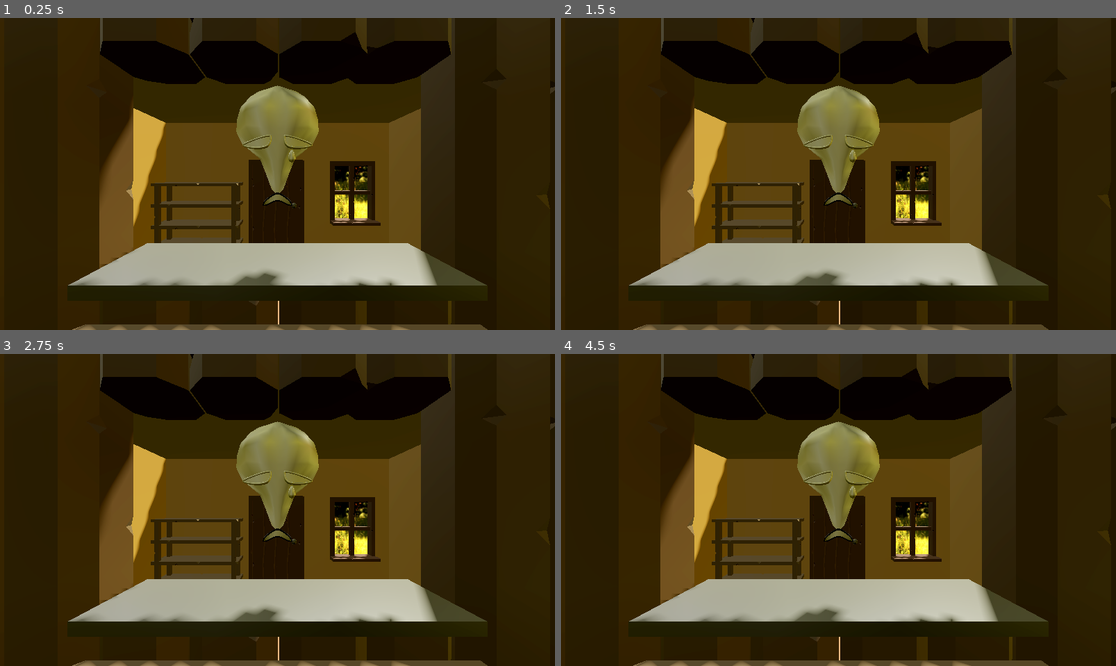
Above: before the commit, frames 1-4 (two rows, left to right).
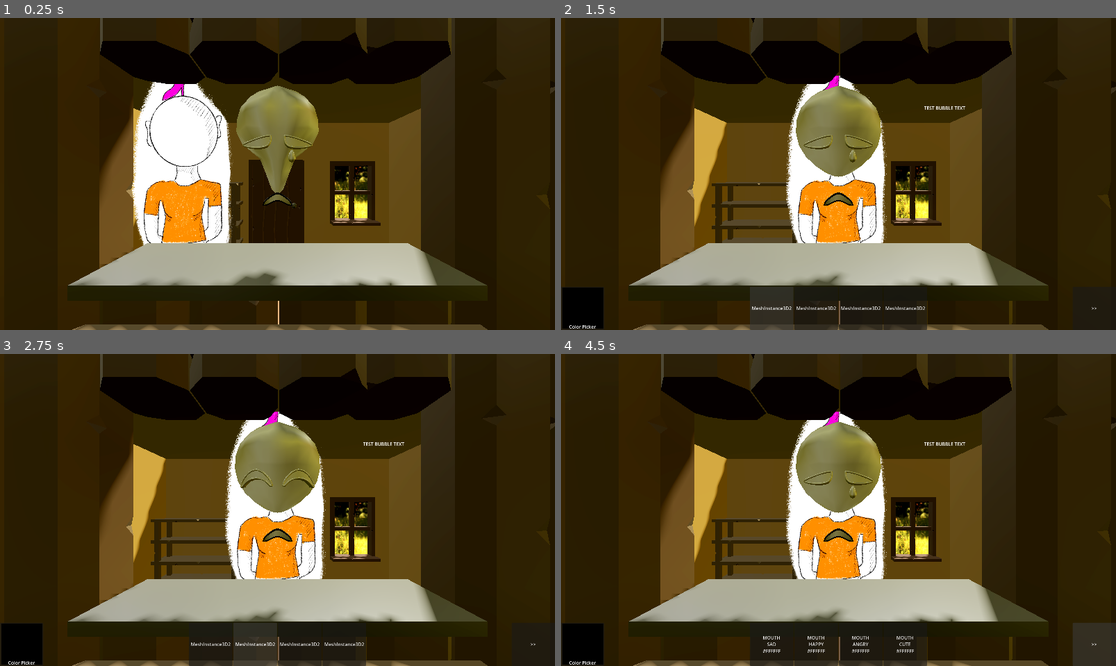
Above: after the commit, the same moments.

Repository: Xzaver/Bausparvertrag-GGJam-2026
Game: Godot game, scene res://game/game.tscn
Same seed, same stepped clock (60 frames per second), same inputs: the game is played once before the commit and once after it.
Inputs (mouse positions are in pixels of both pictures, inside the frame that each line leads up to):
- Up to frame 1 (0.25 s): no input
- Up to frame 2 (1.5 s): click (771, 308) at 1.25 s, where only the run after the commit has a clickable "MeshInstance3D2"
- Up to frame 3 (2.75 s): click (255, 644) at 2 s, where only the run after the commit has a clickable "MeshInstance3D2"
- Up to frame 4 (4.5 s): click (860, 644) at 2.75 s, where only the run after the commit has a clickable "MeshInstance3D2"; click (905, 644) at 3.5 s, where only the run after the commit has a clickable "MeshInstance3D2"; click (1093, 644) at 4.25 s, where only the run after the commit has a clickable ">>"

The runs differ from the first frame. In frame 1, 8.2% of the frame differs, in the area x 23-43%, y 20-73%; in frame 2, 8.1%; in frame 3, 8.3%; in frame 4, 8.4%, in the area x 0-100%, y 18-100%.

Commit message:
IT WORKS

Diff:
--- a/game/CustomerDoll/CustomerDoll.tscn
+++ b/game/CustomerDoll/CustomerDoll.tscn
@@ -45,5 +45,5 @@
 loop = false
 
 [node name="Sprite3D" type="Sprite3D" parent="Path3D/PathFollow3D" unique_id=849827817]
-transform = Transform3D(-4.371139e-08, 0, 1, 0, 1, 0, -1, 0, -4.371139e-08, 0, 0, 0)
+transform = Transform3D(-6.5567085e-09, 0, 0.15, 0, 0.15, 0, -0.15, 0, -6.5567085e-09, 0, 1, 0)
 texture = SubResource("GradientTexture2D_6wail")
--- a/game/CustomerDoll/customerDoll.gd
+++ b/game/CustomerDoll/customerDoll.gd
@@ -7,19 +7,27 @@
 @export var animal_Sprites :Array[Texture2D]
 @export var plant_Sprites :Array[Texture2D]
 
-var cultList :Dictionary = {
-CustomerFactory.CULT.ELECTRO: electro_Sprites,
-CustomerFactory.CULT.SHOE: shoe_Sprites,
-CustomerFactory.CULT.ANIMAL: animal_Sprites,
-CustomerFactory.CULT.PLANT: plant_Sprites
+@onready var cultList :Dictionary = {
+0: electro_Sprites,
+1: shoe_Sprites,
+2: animal_Sprites,
+3: plant_Sprites
 }
 
 
 
 
 func updateSprite(customer :CustomerData) -> void :
-	sprite.texture = cultList[customer.cult][customer.sprite]
+	cultList = {
+	0: electro_Sprites,
+	1: shoe_Sprites,
+	2: animal_Sprites,
+	3: plant_Sprites
+	}
 
+	var cultArray : Array[Texture2D] = cultList[customer.cult]
+
+	sprite.texture = cultArray.get(customer.sprite)
 
 
 func enter() -> void:
--- a/game/challenges/ChallengeRepair.gd
+++ b/game/challenges/ChallengeRepair.gd
@@ -4,7 +4,7 @@
 
 func _init(storedMask : MaskData, slot : MaskComponent.SLOT) -> void:
 	brokenComp = slot
-	initialMask = storedMask
+	initialMask = storedMask.duplicate()
 
 
 
--- a/game/core/GameLoop.gd
+++ b/game/core/GameLoop.gd
@@ -3,8 +3,12 @@
 var session : GameSession
 var scheduler : Scheduler
 @export var maskBuilder : MaskConstructor
+@export var challengeManager : ChallengeManager
+@export var scoreKeeper : ScoreKeeper
+@export var ui: VibeCodedUI
+@export var customerDoll : CustomerDoll
 
-var debugEnabled : bool = true
+var debugEnabled : bool = false
 
 func _ready() -> void:
 	print("---STARTING GAME LOOP---")
@@ -26,7 +30,7 @@
 #Just for debug
 func _input(event: InputEvent) -> void:
 	if event.is_action_pressed("DebugNextState"):
-		session.NextState()
+		ui.start()
 
 #In Case of initialization stuff
 func onSessionStarted() -> void:
@@ -37,11 +41,14 @@
 
 	match newState:
 
+		GameSession.GameState.Init:
+			session.NextState()
+
 		GameSession.GameState.WaitingForCustomer:
 
 			session.SetCurrentCustomer(scheduler.Next())
 			print("Customer " + str(session.currentCustomer.id) + " is entering the shop")
-
+			##TODO
 			var mask : MaskData = MaskResourceManager.fetch_mask(session.currentCustomer.maskID)
 
 			if mask != null:
@@ -49,16 +56,26 @@
 			else:
 				print("Customer has no mask yet. DO IT!")
 
+
+			customerDoll.updateSprite(session.currentCustomer) #set sprite
+
 			#if debug enabled the program does not automatically go to next state
 			if !debugEnabled:
 				session.SetGameState(GameSession.GameState.ProcessCustomer)
 
 		GameSession.GameState.ProcessCustomer:
+			customerDoll.enter()
 
+			await customerDoll.animPlayer.animation_finished
+			ui.set_active(true)
 			var mask : MaskData = MaskResourceManager.fetch_mask(session.currentCustomer.maskID)
 
 			if mask != null:
 				mask = mask.duplicate()
+				challengeManager.requestChallenge(mask,1) #challenge manager creates challenge
+			else:
+				mask = MaskData.RandomMask()
+				challengeManager.requestChallenge(mask,1, true)
 
 			#if debug enabled we automatically create random mask and go to next state
 			if debugEnabled == true:
@@ -77,15 +94,32 @@
 
 				maskBuilder.FinalizeMask.emit(mask)
 			else:
+
+
+
 				maskBuilder.ReceiveMask(mask)
 
+
+		GameSession.GameState.GameOver:
 			pass
 
-func onMaskFinalized(maskData: MaskData) -> void:
+func onMaskFinalized(userMaskData: MaskData) -> void:
+	customerDoll.leave()
+	ui.set_active(false)
 
 	#here user feedback goes
-	session.currentCustomer.maskID = MaskResourceManager.save_mask(maskData)
+	var malus:int = challengeManager.validate(userMaskData) #challenge manager validates through all challenges, saves malus
+
+	session.currentCustomer.maskID = MaskResourceManager.save_mask(userMaskData)
+
 	session.SetGameState(GameSession.GameState.FinalizeCustomer)
+	challengeManager.reset()
 
-	print("Mask finalized: \n" + maskData.ToString())
+	var gameOver :bool = scoreKeeper.updateScore(session.currentCustomer, malus) #scorekeeper gets malus
+	await customerDoll.animPlayer.animation_finished
+	if gameOver:
+		session.SetGameState(GameSession.GameState.GameOver)
+	else:
+		session.NextState()
+	print("Mask finalized: \n" + userMaskData.ToString())
 	pass
--- a/game/core/GameSession.gd
+++ b/game/core/GameSession.gd
@@ -30,10 +30,14 @@
 
 	if currentGameState == GameState.FinalizeCustomer:
 		newState = 0
+		SetGameState(newState)
+	if currentGameState == GameState.GameOver:
+		pass
 	else:
 		newState += 1
+		SetGameState(newState)
 
-	SetGameState(newState)
+
 
 	return currentGameState
 
@@ -48,5 +52,6 @@
 	WaitingForCustomer,
 	IntroduceCustomer,
 	ProcessCustomer,
-	FinalizeCustomer
+	FinalizeCustomer,
+	GameOver
 }
--- a/game/core/GameSessionProperties.gd
+++ b/game/core/GameSessionProperties.gd
@@ -24,7 +24,7 @@
 		Difficulty.EASY:
 			return GameSessionProperties.new(10, 1, 1, Difficulty.EASY)
 		Difficulty.MEDIUM:
-			return GameSessionProperties.new(15, 5, 8, Difficulty.MEDIUM)
+			return GameSessionProperties.new(36, 12, 12, Difficulty.MEDIUM)
 		Difficulty.HARD:
 			return GameSessionProperties.new(20, 7, 10, Difficulty.HARD)
 		Difficulty.UNMASKED:
--- a/game/game.tscn
+++ b/game/game.tscn
@@ -115,8 +115,12 @@
 
 [node name="ChallengeManager" parent="." unique_id=2007542354 instance=ExtResource("3_b686c")]
 
-[node name="GameSession" parent="." unique_id=247687767 node_paths=PackedStringArray("maskBuilder") instance=ExtResource("2_h7iqs")]
+[node name="GameSession" parent="." unique_id=247687767 node_paths=PackedStringArray("maskBuilder", "challengeManager", "scoreKeeper", "ui", "customerDoll") instance=ExtResource("2_h7iqs")]
 maskBuilder = NodePath("../MaskConstructor")
+challengeManager = NodePath("../ChallengeManager")
+scoreKeeper = NodePath("../ScoreKeeper")
+ui = NodePath("../UI_FrontEnd_Node")
+customerDoll = NodePath("../CustomerDoll")
 
 [node name="MaskConstructor" parent="." unique_id=1958036344 node_paths=PackedStringArray("eyePosRef", "mouthPosRef", "topPosRef", "shapePosRef", "maskRoot") instance=ExtResource("3_4fuuu")]
 eyePosRef = NodePath("../Workbench/MaskConstruct/EyesOrig")
Not shown: 1 places in game/game.tscn that only renumber resources
